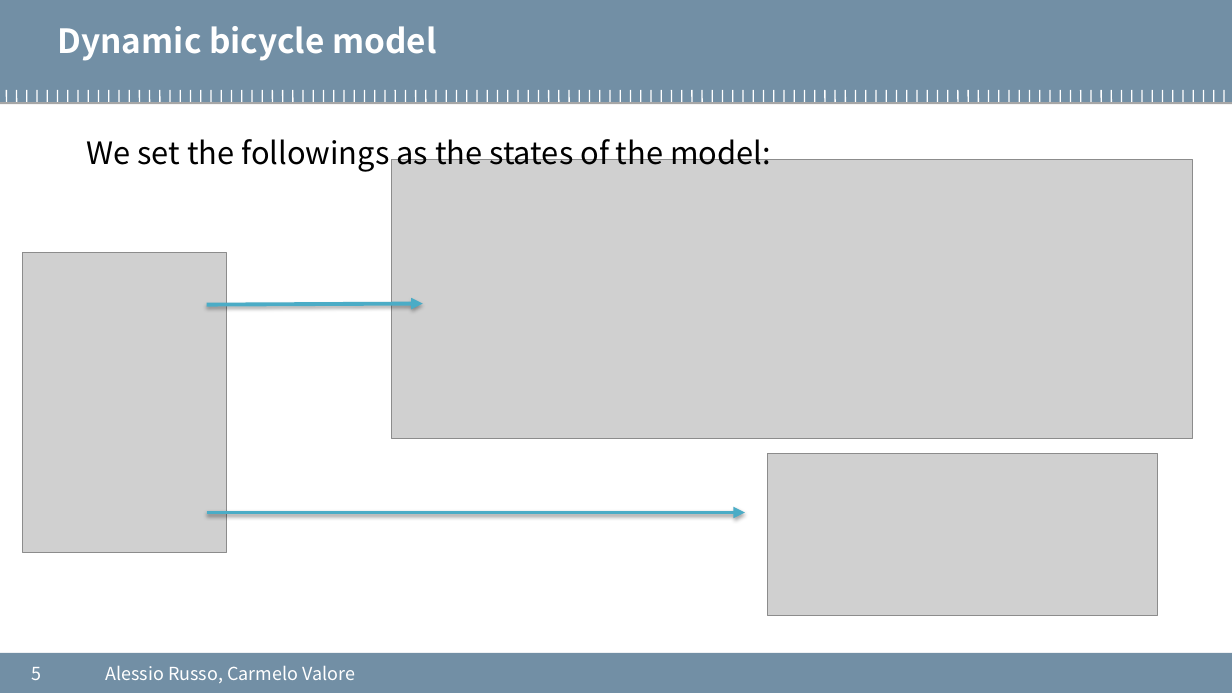
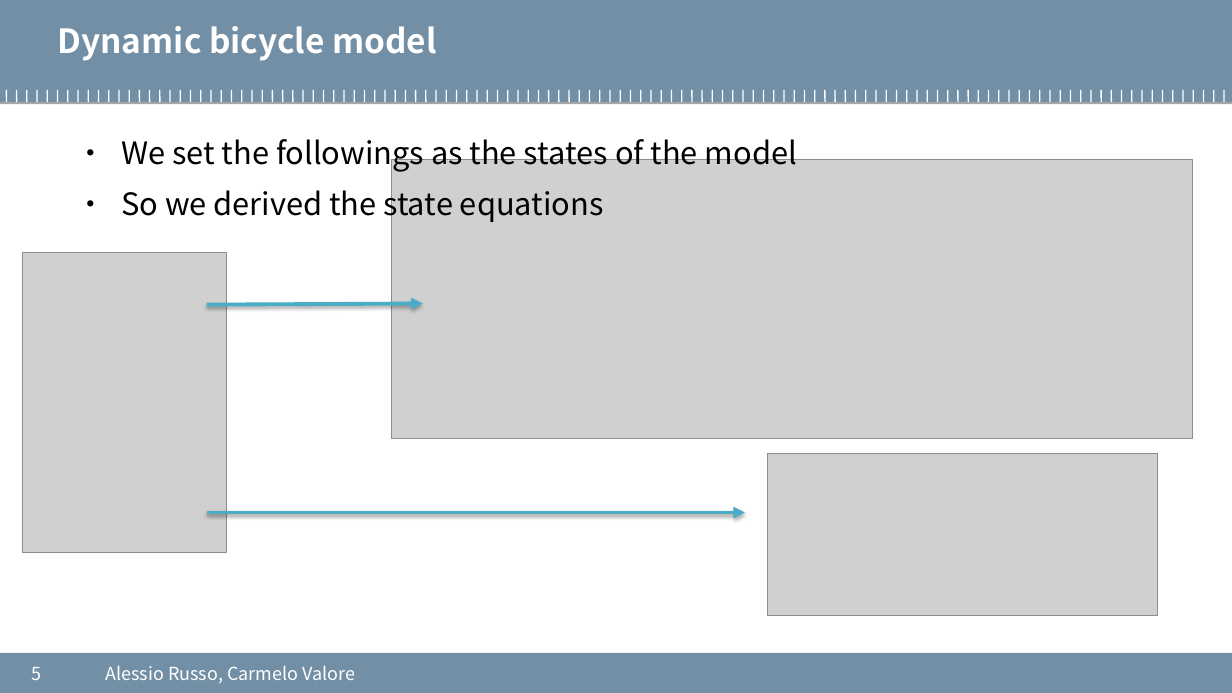
Before and after one commit to cvalore/mida2-project, a slide deck: slide 5 of presentations/20200916_meeting8.pptx. Drawn at 1232x693 pixels with LibreOffice and Linux fonts; fonts in the diff are those of the drawing; grey boxes stand for pictures; background and template pictures are left out. Boxes give left, top, right and bottom in pixels: in the first picture for what was removed or moved away, otherwise in the second. Text is boxed around its words. In the diff, an @@ line names an element or a change of style, - is before the commit and + after.

```diff
--- a/presentations/20200916_meeting8.pptx
+++ b/presentations/20200916_meeting8.pptx
@@ text at <box>121,133,797,224</box>: text changed @@
-  We set the followings as the states of the model:
+  • We set the followings as the states of the model
+  • So we derived the state equations
```
Also in this commit, not shown: 9 other slides changed, 7 slides added, 16 other files.
